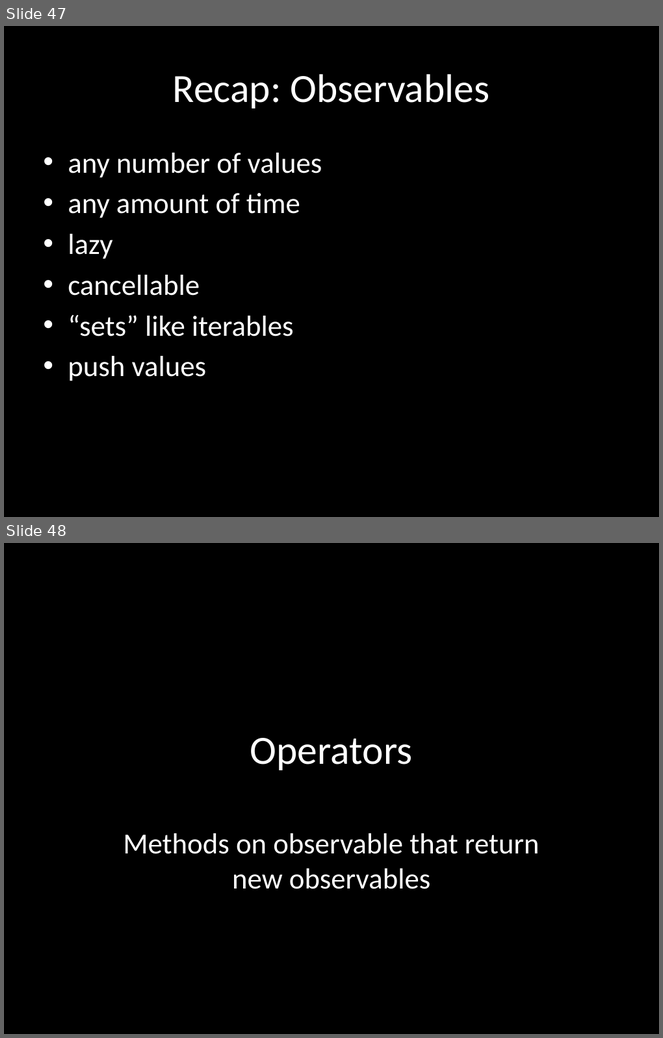
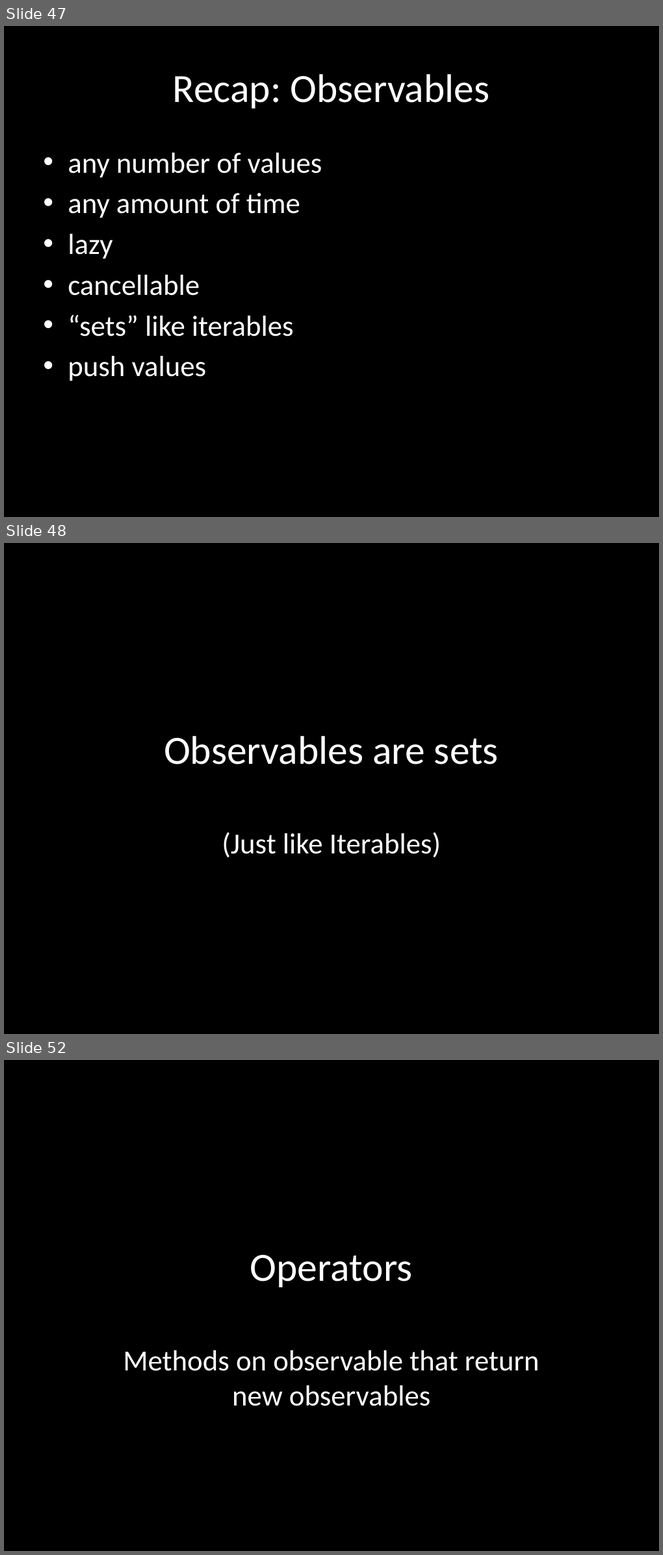
Before and after one commit to benlesh/rxjs-workshop-angular, a slide deck: rxjs-workshop.pptx. Shown one above the other, each under a label of ours: slides 47 and 48 before the commit, slides 47, 48 and 52 after it; the slides between them are not shown. The pictures are 663x1038 and 663x1555 pixels, drawn with LibreOffice and Linux fonts; fonts in the diff are those of the drawing. Boxes give left, top, right and bottom in pixels: in the first picture for what was removed or moved away, otherwise in the second. Text is boxed around its words. In the diff, an @@ line names an element or a change of style, - is before the commit and + after.

```diff
--- a/rxjs-workshop.pptx
+++ b/rxjs-workshop.pptx
@@ slide 48 added at (4, 543, 659, 1034), background #000000 @@
@@ title added at (164, 736, 499, 765), 44 pt, text #FFFFFF @@
+Observables are sets
@@ subtitle added at (222, 832, 441, 858), 32 pt, text #FFFFFF @@
+(Just like Iterables)
@@ what was slide 48 is now slide 52 @@
```
Also in this commit, not shown: 3 other slides added, 13 other files.
